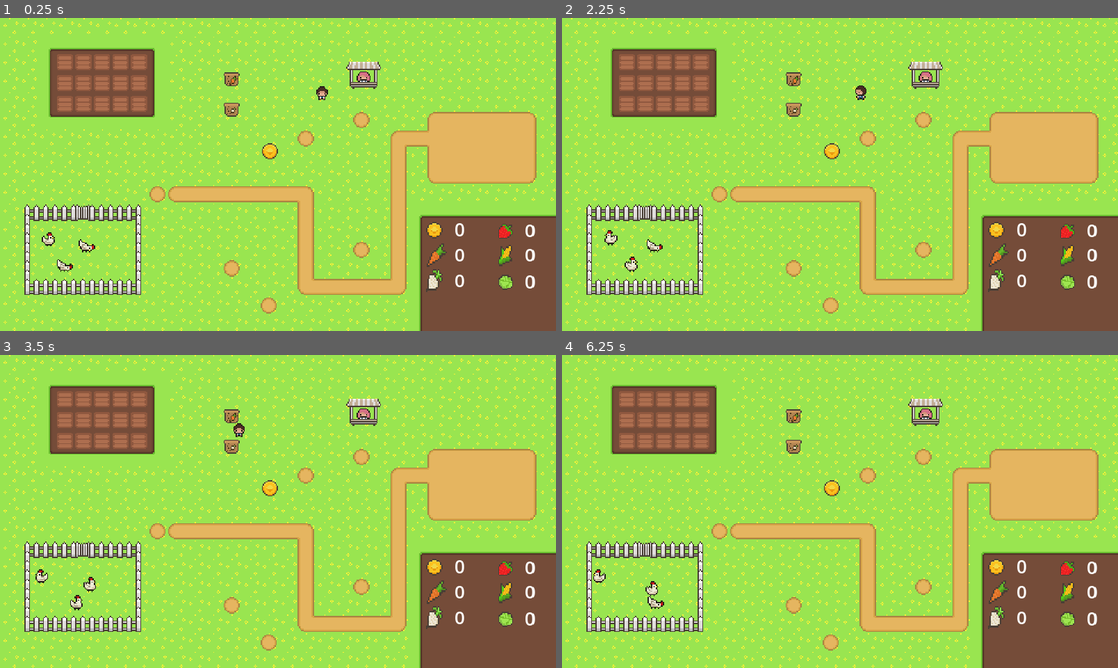
Above: before the commit, frames 1-4 (two rows, left to right).
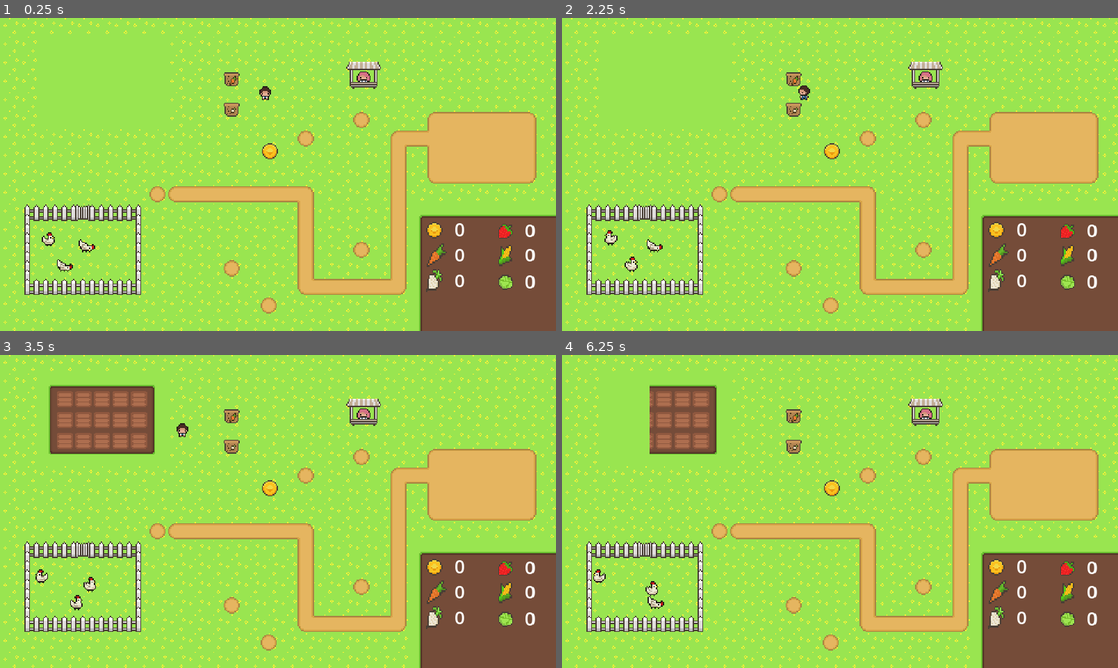
Above: after the commit, the same moments.

Repository: Ahmed-Dadousha/Family-Farm
Game: Godot game, scene res://Scenes/Levels/game.tscn
The game is run twice, just before and just after one commit, with the same random seed, the same clock (stepped at 60 frames per second) and the same inputs. Sound files missing from this copy of the repository are replaced by a short silence.
Inputs (mouse positions are in pixels of both pictures, inside the frame that each line leads up to):
- Up to frame 1 (0.25 s): no input
- Up to frame 2 (2.25 s): drag from (628, 61) to (701, 102) at 0.52 s; drag from (628, 83) to (812, 237) at 1.27 s; move the mouse to (628, 102) at 2.02 s; press the mouse at (628, 102) at 2.03 s; hold A (left) from 2.03 s (still down)
- Up to frame 3 (3.5 s): release A (left) at 2.75 s; release the mouse at (66, 439) at 2.75 s; drag from (83, 398) to (111, 464) at 2.77 s
- Up to frame 4 (6.25 s): drag from (645, 420) to (867, 511) at 3.52 s; drag from (645, 439) to (756, 433) at 4.27 s; move the mouse to (701, 398) at 5.02 s; press the mouse at (701, 398) at 5.03 s; hold W (up) 5.03-5.75 s; release the mouse at (701, 398) at 5.75 s; drag from (701, 420) to (728, 527) at 5.77 s

The runs differ from the first frame. In frame 1, 4.4% of the frame differs, in the area x 8-59%, y 9-32%; in frame 2, 4.4%, in the area x 8-55%, y 9-32%; in frame 3, 0.1%; in frame 4, 1.6%.

Commit message:
Feat: Day & Night Cycle and Cutscene

Diff:
--- a/Scenes/Levels/game.tscn
+++ b/Scenes/Levels/game.tscn
@@ -11,6 +11,7 @@
 [ext_resource type="AudioStream" uid="uid://c66vsxfybiuf7" path="res://Assets/Audio/music.mp3" id="11_5rc81"]
 [ext_resource type="PackedScene" uid="uid://bq10aicqdauhd" path="res://Scenes/Statics/shop.tscn" id="12_120gv"]
 [ext_resource type="PackedScene" uid="uid://bx3n1nfm2wouk" path="res://Scenes/Statics/weather.tscn" id="12_fnbm4"]
+[ext_resource type="PackedScene" uid="uid://ddchehhi1q7dh" path="res://Scenes/Other/Day&NightCycle.tscn" id="13_m7qel"]
 [ext_resource type="PackedScene" uid="uid://nyxcpwpwmfse" path="res://Scenes/Statics/shop_menu.tscn" id="13_ooowl"]
 
 [sub_resource type="TileSetAtlasSource" id="TileSetAtlasSource_yn5ci"]
@@ -517,6 +518,406 @@
 physics_layer_0/collision_layer = 1
 sources/0 = SubResource("TileSetAtlasSource_yn5ci")
 
+[sub_resource type="Animation" id="Animation_6i43r"]
+resource_name = "cut_scene1"
+length = 0.8
+tracks/0/type = "value"
+tracks/0/imported = false
+tracks/0/enabled = true
+tracks/0/path = NodePath("ColorRect:size")
+tracks/0/interp = 1
+tracks/0/loop_wrap = true
+tracks/0/keys = {
+"times": PackedFloat32Array(0, 0.5),
+"transitions": PackedFloat32Array(1, 1),
+"update": 0,
+"values": [Vector2(92, 60), Vector2(0, 60)]
+}
+tracks/1/type = "value"
+tracks/1/imported = false
+tracks/1/enabled = true
+tracks/1/path = NodePath("growning_zone:visible")
+tracks/1/interp = 1
+tracks/1/loop_wrap = true
+tracks/1/keys = {
+"times": PackedFloat32Array(0, 0.5),
+"transitions": PackedFloat32Array(1, 1),
+"update": 1,
+"values": [false, true]
+}
+tracks/2/type = "value"
+tracks/2/imported = false
+tracks/2/enabled = true
+tracks/2/path = NodePath("growning_zone4:visible")
+tracks/2/interp = 1
+tracks/2/loop_wrap = true
+tracks/2/keys = {
+"times": PackedFloat32Array(0, 0.5),
+"transitions": PackedFloat32Array(1, 1),
+"update": 1,
+"values": [false, true]
+}
+tracks/3/type = "value"
+tracks/3/imported = false
+tracks/3/enabled = true
+tracks/3/path = NodePath("growning_zone7:visible")
+tracks/3/interp = 1
+tracks/3/loop_wrap = true
+tracks/3/keys = {
+"times": PackedFloat32Array(0, 0.5),
+"transitions": PackedFloat32Array(1, 1),
+"update": 1,
+"values": [false, true]
+}
+tracks/4/type = "value"
+tracks/4/imported = false
+tracks/4/enabled = true
+tracks/4/path = NodePath("growning_zone10:visible")
+tracks/4/interp = 1
+tracks/4/loop_wrap = true
+tracks/4/keys = {
+"times": PackedFloat32Array(0, 0.5),
+"transitions": PackedFloat32Array(1, 1),
+"update": 1,
+"values": [false, true]
+}
+tracks/5/type = "value"
+tracks/5/imported = false
+tracks/5/enabled = true
+tracks/5/path = NodePath("growning_zone13:visible")
+tracks/5/interp = 1
+tracks/5/loop_wrap = true
+tracks/5/keys = {
+"times": PackedFloat32Array(0, 0.5),
+"transitions": PackedFloat32Array(1, 1),
+"update": 1,
+"values": [false, true]
+}
+tracks/6/type = "value"
+tracks/6/imported = false
+tracks/6/enabled = true
+tracks/6/path = NodePath("growning_zone2:visible")
+tracks/6/interp = 1
+tracks/6/loop_wrap = true
+tracks/6/keys = {
+"times": PackedFloat32Array(0, 0.6),
+"transitions": PackedFloat32Array(1, 1),
+"update": 1,
+"values": [false, true]
+}
+tracks/7/type = "value"
+tracks/7/imported = false
+tracks/7/enabled = true
+tracks/7/path = NodePath("growning_zone5:visible")
+tracks/7/interp = 1
+tracks/7/loop_wrap = true
+tracks/7/keys = {
+"times": PackedFloat32Array(-0.00217629, 0.6),
+"transitions": PackedFloat32Array(1, 1),
+"update": 1,
+"values": [false, true]
+}
+tracks/8/type = "value"
+tracks/8/imported = false
+tracks/8/enabled = true
+tracks/8/path = NodePath("growning_zone8:visible")
+tracks/8/interp = 1
+tracks/8/loop_wrap = true
+tracks/8/keys = {
+"times": PackedFloat32Array(-0.00217629, 0.6),
+"transitions": PackedFloat32Array(1, 1),
+"update": 1,
+"values": [false, true]
+}
+tracks/9/type = "value"
+tracks/9/imported = false
+tracks/9/enabled = true
+tracks/9/path = NodePath("growning_zone11:visible")
+tracks/9/interp = 1
+tracks/9/loop_wrap = true
+tracks/9/keys = {
+"times": PackedFloat32Array(-0.00217629, 0.6),
+"transitions": PackedFloat32Array(1, 1),
+"update": 1,
+"values": [false, true]
+}
+tracks/10/type = "value"
+tracks/10/imported = false
+tracks/10/enabled = true
+tracks/10/path = NodePath("growning_zone14:visible")
+tracks/10/interp = 1
+tracks/10/loop_wrap = true
+tracks/10/keys = {
+"times": PackedFloat32Array(-0.00217629, 0.6),
+"transitions": PackedFloat32Array(1, 1),
+"update": 1,
+"values": [false, true]
+}
+tracks/11/type = "value"
+tracks/11/imported = false
+tracks/11/enabled = true
+tracks/11/path = NodePath("growning_zone3:visible")
+tracks/11/interp = 1
+tracks/11/loop_wrap = true
+tracks/11/keys = {
+"times": PackedFloat32Array(0, 0.7),
+"transitions": PackedFloat32Array(1, 1),
+"update": 1,
+"values": [false, true]
+}
+tracks/12/type = "value"
+tracks/12/imported = false
+tracks/12/enabled = true
+tracks/12/path = NodePath("growning_zone6:visible")
+tracks/12/interp = 1
+tracks/12/loop_wrap = true
+tracks/12/keys = {
+"times": PackedFloat32Array(0, 0.7),
+"transitions": PackedFloat32Array(1, 1),
+"update": 1,
+"values": [false, true]
+}
+tracks/13/type = "value"
+tracks/13/imported = false
+tracks/13/enabled = true
+tracks/13/path = NodePath("growning_zone9:visible")
+tracks/13/interp = 1
+tracks/13/loop_wrap = true
+tracks/13/keys = {
+"times": PackedFloat32Array(0, 0.7),
+"transitions": PackedFloat32Array(1, 1),
+"update": 1,
+"values": [false, true]
+}
+tracks/14/type = "value"
+tracks/14/imported = false
+tracks/14/enabled = true
+tracks/14/path = NodePath("growning_zone12:visible")
+tracks/14/interp = 1
+tracks/14/loop_wrap = true
+tracks/14/keys = {
+"times": PackedFloat32Array(0, 0.7),
+"transitions": PackedFloat32Array(1, 1),
+"update": 1,
+"values": [false, true]
+}
+tracks/15/type = "value"
+tracks/15/imported = false
+tracks/15/enabled = true
+tracks/15/path = NodePath("growning_zone15:visible")
+tracks/15/interp = 1
+tracks/15/loop_wrap = true
+tracks/15/keys = {
+"times": PackedFloat32Array(0, 0.7),
+"transitions": PackedFloat32Array(1, 1),
+"update": 1,
+"values": [false, true]
+}
+
+[sub_resource type="Animation" id="Animation_rdjti"]
+length = 0.001
+tracks/0/type = "value"
+tracks/0/imported = false
+tracks/0/enabled = true
+tracks/0/path = NodePath("ColorRect:size")
+tracks/0/interp = 1
+tracks/0/loop_wrap = true
+tracks/0/keys = {
+"times": PackedFloat32Array(0),
+"transitions": PackedFloat32Array(1),
+"update": 0,
+"values": [Vector2(92, 60)]
+}
+tracks/1/type = "value"
+tracks/1/imported = false
+tracks/1/enabled = true
+tracks/1/path = NodePath("growning_zone:visible")
+tracks/1/interp = 1
+tracks/1/loop_wrap = true
+tracks/1/keys = {
+"times": PackedFloat32Array(0),
+"transitions": PackedFloat32Array(1),
+"update": 1,
+"values": [true]
+}
+tracks/2/type = "value"
+tracks/2/imported = false
+tracks/2/enabled = true
+tracks/2/path = NodePath("growning_zone4:visible")
+tracks/2/interp = 1
+tracks/2/loop_wrap = true
+tracks/2/keys = {
+"times": PackedFloat32Array(0),
+"transitions": PackedFloat32Array(1),
+"update": 1,
+"values": [true]
+}
+tracks/3/type = "value"
+tracks/3/imported = false
+tracks/3/enabled = true
+tracks/3/path = NodePath("growning_zone7:visible")
+tracks/3/interp = 1
+tracks/3/loop_wrap = true
+tracks/3/keys = {
+"times": PackedFloat32Array(0),
+"transitions": PackedFloat32Array(1),
+"update": 1,
+"values": [true]
+}
+tracks/4/type = "value"
+tracks/4/imported = false
+tracks/4/enabled = true
+tracks/4/path = NodePath("growning_zone10:visible")
+tracks/4/interp = 1
+tracks/4/loop_wrap = true
+tracks/4/keys = {
+"times": PackedFloat32Array(0),
+"transitions": PackedFloat32Array(1),
+"update": 1,
+"values": [true]
+}
+tracks/5/type = "value"
+tracks/5/imported = false
+tracks/5/enabled = true
+tracks/5/path = NodePath("growning_zone13:visible")
+tracks/5/interp = 1
+tracks/5/loop_wrap = true
+tracks/5/keys = {
+"times": PackedFloat32Array(0),
+"transitions": PackedFloat32Array(1),
+"update": 1,
+"values": [true]
+}
+tracks/6/type = "value"
+tracks/6/imported = false
+tracks/6/enabled = true
+tracks/6/path = NodePath("growning_zone2:visible")
+tracks/6/interp = 1
+tracks/6/loop_wrap = true
+tracks/6/keys = {
+"times": PackedFloat32Array(0),
+"transitions": PackedFloat32Array(1),
+"update": 1,
+"values": [true]
+}
+tracks/7/type = "value"
+tracks/7/imported = false
+tracks/7/enabled = true
+tracks/7/path = NodePath("growning_zone5:visible")
+tracks/7/interp = 1
+tracks/7/loop_wrap = true
+tracks/7/keys = {
+"times": PackedFloat32Array(0),
+"transitions": PackedFloat32Array(1),
+"update": 1,
+"values": [true]
+}
+tracks/8/type = "value"
+tracks/8/imported = false
+tracks/8/enabled = true
+tracks/8/path = NodePath("growning_zone8:visible")
+tracks/8/interp = 1
+tracks/8/loop_wrap = true
+tracks/8/keys = {
+"times": PackedFloat32Array(0),
+"transitions": PackedFloat32Array(1),
+"update": 1,
+"values": [true]
+}
+tracks/9/type = "value"
+tracks/9/imported = false
+tracks/9/enabled = true
+tracks/9/path = NodePath("growning_zone11:visible")
+tracks/9/interp = 1
+tracks/9/loop_wrap = true
+tracks/9/keys = {
+"times": PackedFloat32Array(0),
+"transitions": PackedFloat32Array(1),
+"update": 1,
+"values": [true]
+}
+tracks/10/type = "value"
+tracks/10/imported = false
+tracks/10/enabled = true
+tracks/10/path = NodePath("growning_zone14:visible")
+tracks/10/interp = 1
+tracks/10/loop_wrap = true
+tracks/10/keys = {
+"times": PackedFloat32Array(0),
+"transitions": PackedFloat32Array(1),
+"update": 1,
+"values": [true]
+}
+tracks/11/type = "value"
+tracks/11/imported = false
+tracks/11/enabled = true
+tracks/11/path = NodePath("growning_zone3:visible")
+tracks/11/interp = 1
+tracks/11/loop_wrap = true
+tracks/11/keys = {
+"times": PackedFloat32Array(0),
+"transitions": PackedFloat32Array(1),
+"update": 1,
+"values": [true]
+}
+tracks/12/type = "value"
+tracks/12/imported = false
+tracks/12/enabled = true
+tracks/12/path = NodePath("growning_zone6:visible")
+tracks/12/interp = 1
+tracks/12/loop_wrap = true
+tracks/12/keys = {
+"times": PackedFloat32Array(0),
+"transitions": PackedFloat32Array(1),
+"update": 1,
+"values": [true]
+}
+tracks/13/type = "value"
+tracks/13/imported = false
+tracks/13/enabled = true
+tracks/13/path = NodePath("growning_zone9:visible")
+tracks/13/interp = 1
+tracks/13/loop_wrap = true
+tracks/13/keys = {
+"times": PackedFloat32Array(0),
+"transitions": PackedFloat32Array(1),
+"update": 1,
+"values": [true]
+}
+tracks/14/type = "value"
+tracks/14/imported = false
+tracks/14/enabled = true
+tracks/14/path = NodePath("growning_zone12:visible")
+tracks/14/interp = 1
+tracks/14/loop_wrap = true
+tracks/14/keys = {
+"times": PackedFloat32Array(0),
+"transitions": PackedFloat32Array(1),
+"update": 1,
+"values": [true]
+}
+tracks/15/type = "value"
+tracks/15/imported = false
+tracks/15/enabled = true
+tracks/15/path = NodePath("growning_zone15:visible")
+tracks/15/interp = 1
+tracks/15/loop_wrap = true
+tracks/15/keys = {
+"times": PackedFloat32Array(0),
+"transitions": PackedFloat32Array(1),
+"update": 1,
+"values": [true]
+}
+
+[sub_resource type="AnimationLibrary" id="AnimationLibrary_k6x63"]
+_data = {
+"RESET": SubResource("Animation_rdjti"),
+"cut_scene1": SubResource("Animation_6i43r")
+}
+
+[sub_resource type="RectangleShape2D" id="RectangleShape2D_10cwt"]
+size = Vector2(144, 108)
+
 [sub_resource type="AtlasTexture" id="AtlasTexture_yxu73"]
 atlas = ExtResource("1_3hh6q")
 region = Rect2(64, 80, 16, 16)
@@ -666,6 +1067,24 @@
 [node name="growning_zone15" parent="Growing_Zones" instance=ExtResource("4_ryis1")]
 position = Vector2(83, 74)
 
+[node name="AnimationPlayer" type="AnimationPlayer" parent="Growing_Zones"]
+libraries = {
+"": SubResource("AnimationLibrary_k6x63")
+}
+
+[node name="ColorRect" type="ColorRect" parent="Growing_Zones"]
+offset_left = 37.0
+offset_top = 26.0
+offset_right = 129.0
+offset_bottom = 86.0
+color = Color(0.6, 0.898039, 0.313726, 1)
+
+[node name="cutscene_area" type="Area2D" parent="Growing_Zones"]
+
+[node name="CollisionShape2D" type="CollisionShape2D" parent="Growing_Zones/cutscene_area"]
+position = Vector2(87, 57)
+shape = SubResource("RectangleShape2D_10cwt")
+
 [node name="seedPacks" type="Node2D" parent="."]
 
 [node name="carrot_seedpack" parent="seedPacks" instance=ExtResource("2_lgyi7")]
@@ -805,12 +1224,13 @@
 position = Vector2(55, 213)
 
 [node name="player" parent="." instance=ExtResource("6_csa86")]
-position = Vector2(278, 64)
+position = Vector2(229, 64)
 
 [node name="AudioStreamPlayer2D" type="AudioStreamPlayer2D" parent="."]
 stream = ExtResource("11_5rc81")
 
 [node name="weather" parent="." instance=ExtResource("12_fnbm4")]
+visible = false
 anchors_preset = 0
 anchor_right = 0.0
 anchor_bottom = 0.0
@@ -820,6 +1240,12 @@
 grow_horizontal = 1
 grow_vertical = 1
 
+[node name="Day&NightCycle" parent="." instance=ExtResource("13_m7qel")]
+offset_right = 480.0
+offset_bottom = 272.0
+
+[connection signal="body_entered" from="Growing_Zones/cutscene_area" to="." method="_on_cutscene_area_body_entered"]
+[connection signal="body_exited" from="Growing_Zones/cutscene_area" to="." method="_on_cutscene_area_body_exited"]
 [connection signal="shop_menu_hide" from="zones/shop" to="." method="_on_shop_shop_menu_hide"]
 [connection signal="shop_menu_show" from="zones/shop" to="." method="_on_shop_shop_menu_show"]
 [connection signal="finished" from="AudioStreamPlayer2D" to="." method="_on_audio_stream_player_2d_finished"]
--- /dev/null
+++ b/Scenes/Other/Day&NightCycle.tscn
@@ -0,0 +1,69 @@
+[gd_scene load_steps=5 format=3 uid="uid://ddchehhi1q7dh"]
+
+[ext_resource type="Script" path="res://Scripts/Day&NightCycle.gd" id="1_0k0rq"]
+
+[sub_resource type="Animation" id="Animation_6omvf"]
+length = 0.001
+tracks/0/type = "value"
+tracks/0/imported = false
+tracks/0/enabled = true
+tracks/0/path = NodePath("ColorRect:color")
+tracks/0/interp = 1
+tracks/0/loop_wrap = true
+tracks/0/keys = {
+"times": PackedFloat32Array(0),
+"transitions": PackedFloat32Array(1),
+"update": 0,
+"values": [Color(0, 0, 0, 0.364706)]
+}
+
+[sub_resource type="Animation" id="Animation_134jj"]
+resource_name = "Day&Night"
+length = 3.0
+tracks/0/type = "value"
+tracks/0/imported = false
+tracks/0/enabled = true
+tracks/0/path = NodePath("ColorRect:color")
+tracks/0/interp = 1
+tracks/0/loop_wrap = true
+tracks/0/keys = {
+"times": PackedFloat32Array(0, 3),
+"transitions": PackedFloat32Array(1, 1),
+"update": 0,
+"values": [Color(0, 0, 0, 0), Color(0, 0, 0, 0.439216)]
+}
+
+[sub_resource type="AnimationLibrary" id="AnimationLibrary_matjs"]
+_data = {
+"Day&Night": SubResource("Animation_134jj"),
+"RESET": SubResource("Animation_6omvf")
+}
+
+[node name="Day&NightCycle" type="Control"]
+layout_mode = 3
+anchors_preset = 15
+anchor_right = 1.0
+anchor_bottom = 1.0
+grow_horizontal = 2
+grow_vertical = 2
+script = ExtResource("1_0k0rq")
+
+[node name="ColorRect" type="ColorRect" parent="."]
+layout_mode = 1
+anchors_preset = 15
+anchor_right = 1.0
+anchor_bottom = 1.0
+grow_horizontal = 2
+grow_vertical = 2
+color = Color(0, 0, 0, 0.364706)
+
+[node name="AnimationPlayer" type="AnimationPlayer" parent="."]
+libraries = {
+"": SubResource("AnimationLibrary_matjs")
+}
+
+[node name="Timer" type="Timer" parent="."]
+wait_time = 15.0
+autostart = true
+
+[connection signal="timeout" from="Timer" to="." method="_on_timer_timeout"]
--- /dev/null
+++ b/Scenes/Other/cutscenes_controller.tscn
@@ -0,0 +1,16 @@
+[gd_scene load_steps=3 format=3 uid="uid://c3ovkltfyasyq"]
+
+[sub_resource type="Animation" id="Animation_ncbh8"]
+resource_name = "new_animation"
+
+[sub_resource type="AnimationLibrary" id="AnimationLibrary_a4psc"]
+_data = {
+"new_animation": SubResource("Animation_ncbh8")
+}
+
+[node name="cutscenes_controller" type="Node"]
+
+[node name="AnimationPlayer" type="AnimationPlayer" parent="."]
+libraries = {
+"": SubResource("AnimationLibrary_a4psc")
+}
--- /dev/null
+++ b/Scripts/Day&NightCycle.gd
@@ -0,0 +1,25 @@
+extends Control
+
+var current_time: String = "day"
+
+func _ready():
+	if current_time == "day":
+		$ColorRect.color.a = 0
+	else:
+		$ColorRect.color.a = 71
+
+func _on_timer_timeout():
+	change_state()
+
+func change_state():
+	if current_time == "night":
+		$AnimationPlayer.play_backwards("Day&Night")
+		await $AnimationPlayer.animation_finished
+		current_time = "day"
+		$Timer.wait_time = 15
+	else:
+		$AnimationPlayer.play("Day&Night")
+		await $AnimationPlayer.animation_finished
+		current_time = "night"
+		$Timer.wait_time = 8
+	$Timer.start()
--- a/Scripts/GameManager.gd
+++ b/Scripts/GameManager.gd
@@ -3,7 +3,7 @@
 signal weather_changed
 signal stats_changed
 
-var planedSelected: int = 1 # 1 => Carrot # 2 => Onion # 3 => Corn # 4 Cabbage # 5 => Strawberry
+var planedSelected: int = 0 # 1 => Carrot # 2 => Onion # 3 => Corn # 4 Cabbage # 5 => Strawberry
 
 #  CROPS
 var carrotCount: int = 0
--- a/Scripts/game.gd
+++ b/Scripts/game.gd
@@ -1,5 +1,6 @@
 extends Node2D
 
+var open: bool = false
 
 func _ready():
 	$AudioStreamPlayer2D.play()
@@ -34,3 +35,17 @@
 	$Counts/Cabbages/CabbageText.text = str(GameManager.cabbageCount)
 	$Counts/Strawberries/StrawberryText.text = str(GameManager.strawberryCount)
 	$Counts/Coins/CoinsText.text = str(GameManager.Coins)
+
+func _on_cutscene_area_body_entered(body):
+	if body.is_in_group("player"):
+		if !open:
+			$Growing_Zones/AnimationPlayer.play("cut_scene1")
+			await  $Growing_Zones/AnimationPlayer.animation_finished
+			open = true
+
+func _on_cutscene_area_body_exited(body):
+	if body.is_in_group("player"):
+		if open:
+			$Growing_Zones/AnimationPlayer.play_backwards("cut_scene1")
+			await  $Growing_Zones/AnimationPlayer.animation_finished
+			open = false
--- a/project.godot
+++ b/project.godot
@@ -11,6 +11,7 @@
 [application]
 
 config/name="Farm-Family"
+config/tags=PackedStringArray("game")
 run/main_scene="res://Scenes/Levels/game.tscn"
 config/features=PackedStringArray("4.2", "Forward Plus")
 config/icon="res://Assets/art/Icon.png"
@@ -30,6 +31,15 @@
 [editor_plugins]
 
 enabled=PackedStringArray("res://addons/AS2P/plugin.cfg")
+
+[file_customization]
+
+folder_colors={
+"res://Assets/": "orange",
+"res://Scenes/": "yellow",
+"res://Scripts/": "green",
+"res://addons/": "red"
+}
 
 [input]
 
Not shown: 1 places in Scenes/Levels/game.tscn that only renumber resources
